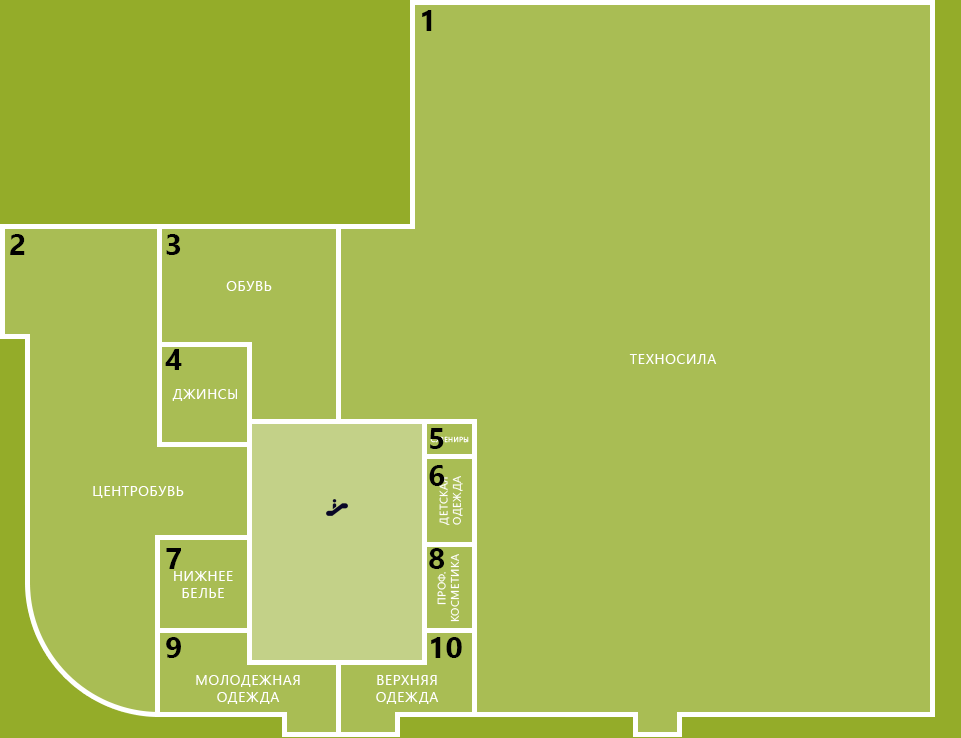
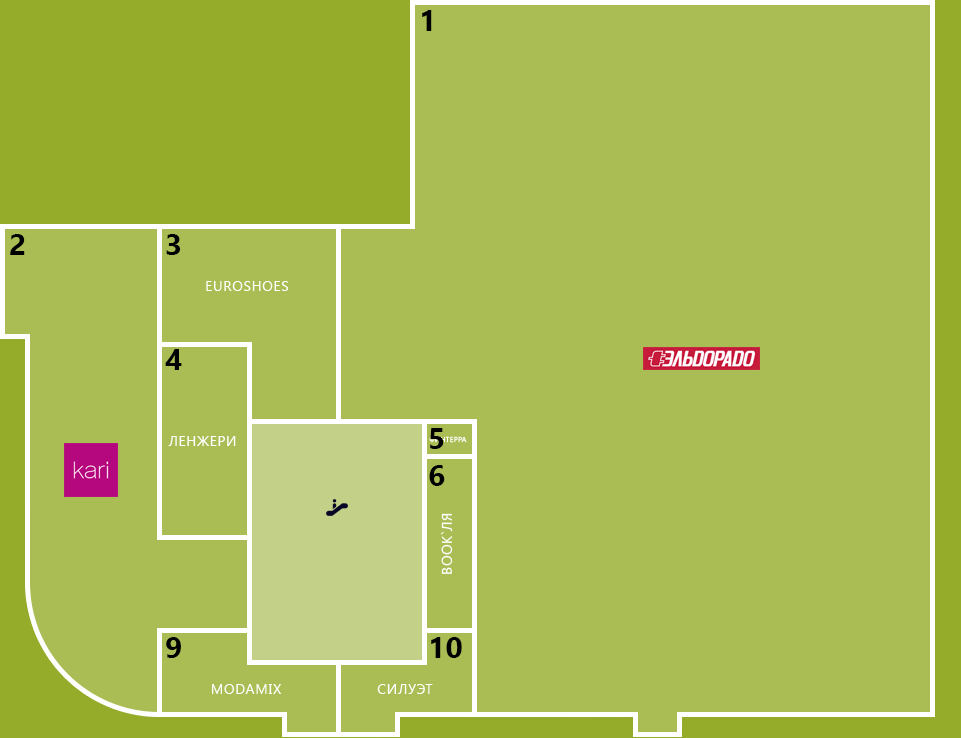
Revision of a layered 961 × 738 image; what changed, layer by layer:
hid "8" over [429, 548, 445, 569]
hid "7" over [166, 548, 181, 569]
painted on "карта" over [64, 281, 760, 717]
